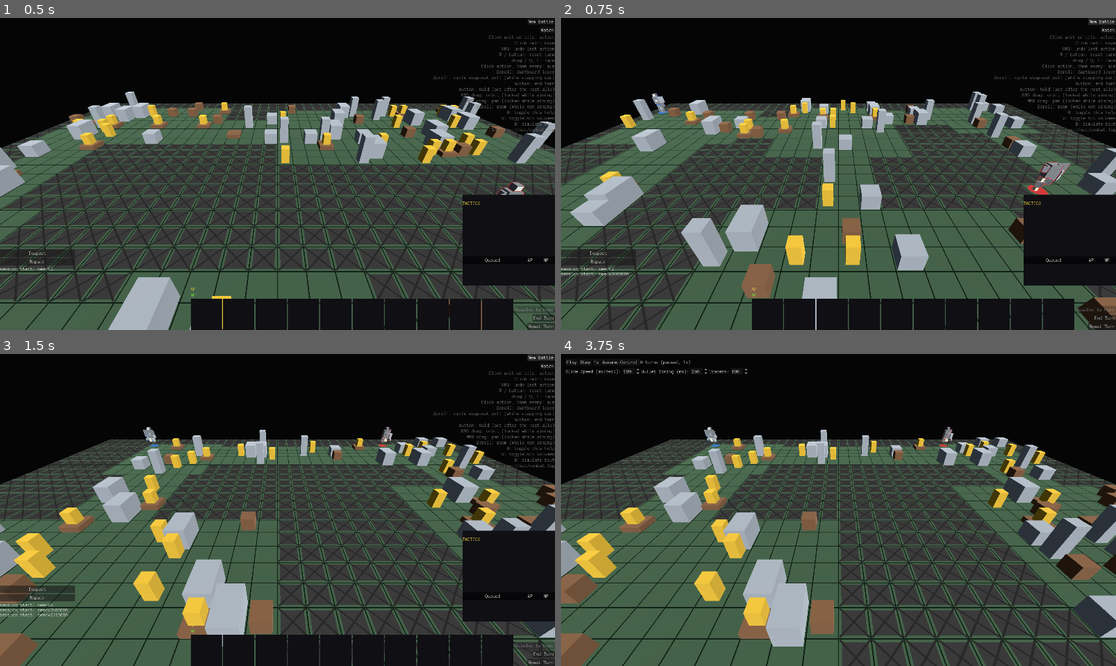
Above: before the commit, frames 1-4 (two rows, left to right).
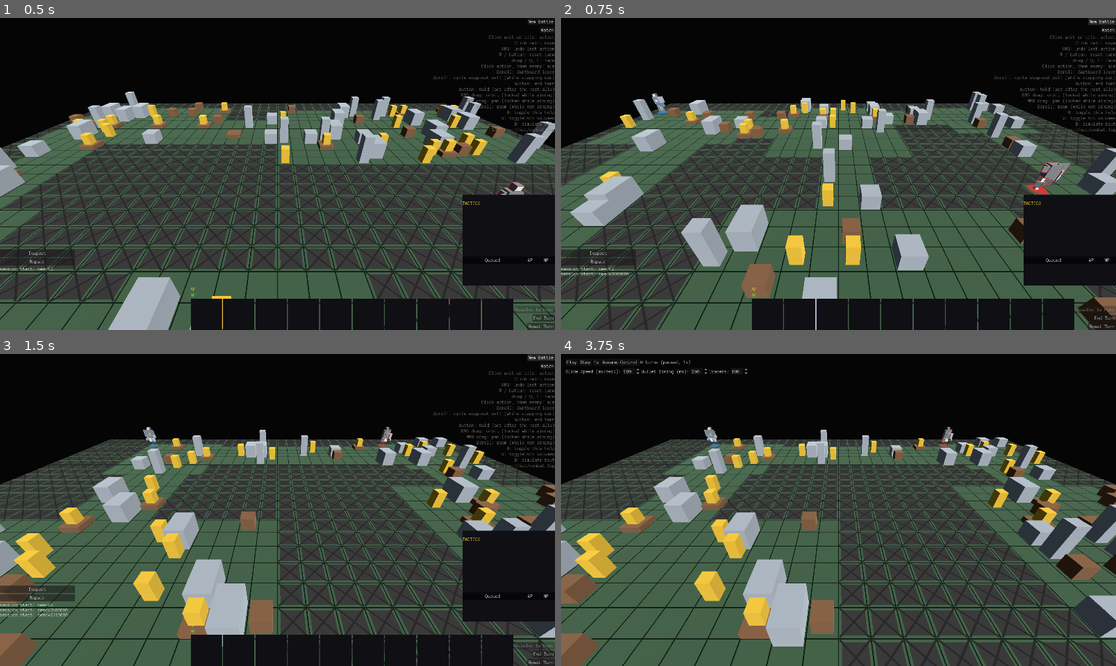
Above: after the commit, the same moments.

Repository: NotUserFriendly/HulkBreakers
Game: Godot game, scene res://src/view/battle_scene.tscn
The game is run twice, just before and just after one commit, with the same random seed, the same clock (stepped at 60 frames per second) and the same inputs.
Inputs:
- Up to frame 1 (0.5 s): no input
- Up to frame 2 (0.75 s): click "New Battle" at 0.5 s
- Up to frame 3 (1.5 s): click "New Battle" at 1.25 s
- Up to frame 4 (3.75 s): click "Inspect" at 2 s; click "Repair" at 2.75 s; click "Watch" at 3.5 s

Frame 1 is identical in both runs. In frame 2, less than 0.1% of the frame differs, in the area x 17-88%, y 29-57%; in frame 3, less than 0.1%; in frame 4, less than 0.1%.

Commit message:
Taskblock 27 Pass C2: extract-tile/facing-indicator z-fight, third element found
Enumerated the ground-overlay height ladder for the first time
(EXTRACTION_TILE_HEIGHT, TEAM_MARKER_Y, OVERWATCH_ARC_HEIGHT,
FACING_WEDGE_Y) instead of bumping one marker in isolation again --
which is exactly why the prior two fixes each missed a different
co-planar element in turn.

Found a real, previously unreported co-planar pair while enumerating:
TEAM_MARKER_Y (0.01) was IDENTICAL to EXTRACTION_TILE_HEIGHT (0.010) --
every unit standing on its own extraction tile (an ordinary end-of-turn
occurrence) z-fought, and no prior test ever checked the team marker at
all. Re-spaced all four with real clearance: extraction tile (0.010,
unchanged) -> team marker (0.06) -> overwatch arc (0.09) -> facing
wedge (0.17), documented as one ordered ladder a future ground overlay
takes the next rung in.

Diff:
--- a/src/view/board_view.gd
+++ b/src/view/board_view.gd
@@ -49,7 +49,11 @@
 ## "a transparent overlay, not the UI palette"). Sits above the ghost
 ## overlays so it never fights them for z-order when both are live.
 const OVERWATCH_ARC_COLOR := Color(0.95, 0.55, 0.15, 0.30)
-const OVERWATCH_ARC_HEIGHT := 0.04
+## taskblock-27 Pass C2: part of the one ordered ground-overlay height
+## ladder — see `EXTRACTION_TILE_HEIGHT`'s own comment below for the full
+## enumeration. Raised from 0.04 to clear `HitVolumeView.TEAM_MARKER_Y`'s
+## own new top face (0.07) with margin.
+const OVERWATCH_ARC_HEIGHT := 0.09
 ## docs/10 taskblock03 I: the original #253B29 was a value or two off
 ## WorldPalette.GROUND (#2E4A32) — nearly the same value, so it mipped away
 ## to nothing at the default tactical camera distance. Pushed much further
@@ -70,6 +74,22 @@
 ## height tier, between the grid lines and the wall indicators, so it never
 ## z-fights with either (extraction tiles sit on open ground in practice,
 ## but nothing here assumes that).
+##
+## taskblock-27 Pass C2: the anchor of ONE ordered ground-overlay height
+## ladder, enumerated here after tb26 A3's own facing-wedge fix twice
+## missed a DIFFERENT co-planar element in turn (bumping one marker in
+## isolation, with no shared ordering, was the actual bug). Center
+## heights, not top faces (`_marker()`'s own doc comment) — most rungs are
+## 0.02-thick boxes/discs:
+##   `EXTRACTION_TILE_HEIGHT` (0.010, this constant)
+##   -> `HitVolumeView.TEAM_MARKER_Y` (0.06 — was IDENTICAL to this
+##      constant, 0.01, a real unreported co-planar pair found while
+##      enumerating this set for the first time)
+##   -> `OVERWATCH_ARC_HEIGHT` (0.09, below)
+##   -> `HitVolumeView.FACING_WEDGE_Y` (0.17 — 5x taller than every other
+##      rung, needs real headroom, not just the next small step)
+## A future ground overlay takes the next rung in THIS ladder, not a
+## value picked independently.
 const EXTRACTION_TILE_HEIGHT := 0.010
 const WALL_INDICATOR_COLOR := Color("#3A3A3A")
 ## runNotes.md follow-up: "fade it to a gray that's just slightly darker
--- a/src/view/hit_volume_view.gd
+++ b/src/view/hit_volume_view.gd
@@ -27,7 +27,15 @@
 
 const TEAM_MARKER_RADIUS := 0.4
 const TEAM_MARKER_HEIGHT := 0.02
-const TEAM_MARKER_Y := 0.01
+## taskblock-27 Pass C2: part of the one ordered ground-overlay height
+## ladder (see `board_view.gd`'s own matching comment on
+## `EXTRACTION_TILE_HEIGHT` for the full enumeration) — was 0.01,
+## IDENTICAL to `EXTRACTION_TILE_HEIGHT` (0.010), a real, previously
+## unreported co-planar pair found while enumerating this set for the
+## first time (a unit standing on its own extraction tile, an ordinary
+## end-of-turn occurrence, always z-fought). Raised to clear
+## `board_view.gd`'s own `GHOST_HEIGHT` (top face 0.04) with margin.
+const TEAM_MARKER_Y := 0.06
 const SELECTED_BRIGHTEN := 0.35
 ## docs/10 taskblock02 F3: a facing wedge on the ring, so the player can
 ## actually see which way a unit is turned before spending MP to change
@@ -38,21 +46,22 @@
 ## optional").
 const FACING_WEDGE_SIZE := Vector3(0.16, 0.10, 0.30)
 const FACING_WEDGE_OFFSET := TEAM_MARKER_RADIUS * 0.85
-## taskblock-26 Pass A3 (re-fix): the wedge USED to center on
-## `TEAM_MARKER_Y + TEAM_MARKER_HEIGHT` (0.03) — with its own 0.10-tall
-## box, that put its bottom face at -0.02, below the ground plane (Y=0)
-## and co-planar with any ground-tier marker near it. The FIRST fix
-## (0.09) only checked clearance against `board_view.gd`'s
-## `EXTRACTION_TILE_HEIGHT` (top face 0.02) and `TEAM_MARKER_Y +
-## TEAM_MARKER_HEIGHT` (top face 0.02) — it never checked the TALLEST
-## ground-tier overlay, `board_view.gd`'s own `OVERWATCH_ARC_HEIGHT` (top
-## face 0.05, the amber overwatch-arc tile, a very ordinary thing to have
-## visible under a unit standing in it), which the 0.09 center's own
-## bottom face (0.04) genuinely interpenetrated. Raised again so the
-## wedge's own bottom face (this minus half of `FACING_WEDGE_SIZE.y`)
-## clears the TALLEST known ground-tier marker with real headroom, not
-## just the one named in the original report.
-const FACING_WEDGE_Y := 0.12
+## taskblock-27 Pass C2 (tb26 Pass A3's second re-fix — two prior single-
+## marker bumps each missed a DIFFERENT co-planar element in turn: first
+## the extraction tile, then `board_view.gd`'s own `OVERWATCH_ARC_HEIGHT`.
+## Bumping one marker in isolation, over and over, was the actual bug —
+## every ground overlay's own height was authored independently, in
+## whichever file happened to need one, with no shared ordering at all.
+## This is the last rung of ONE deliberately-ordered ladder now (see
+## `board_view.gd`'s own matching comment on `EXTRACTION_TILE_HEIGHT` for
+## the full enumeration: extraction tile -> team marker -> overwatch arc
+## -> facing wedge, each with real clearance over the last). `
+## FACING_WEDGE_SIZE.y` (0.10) is five times taller than every other rung
+## in the ladder, so it needs real headroom above `OVERWATCH_ARC_HEIGHT`
+## (top face 0.10), not just the next small step — this constant is the
+## wedge's own CENTER, so its bottom face is this minus half of
+## `FACING_WEDGE_SIZE.y`.
+const FACING_WEDGE_Y := 0.17
 ## docs/10 taskblock03 G: "a unit with no matrix docked... needs to read as
 ## down at a glance." Darkens the team ring rather than a separate material —
 ## cheap, and it still reads as "this squad's, but not right."
--- a/test/unit/view/test_hit_volume_view.gd
+++ b/test/unit/view/test_hit_volume_view.gd
@@ -262,7 +262,9 @@
 	var wedge_bottom: float = wedge.position.y - wedge_box.size.y / 2.0
 	# board_view.gd's own ground-tier markers, each a 0.02-thick box
 	# centered on its own HEIGHT constant (_marker()) — top face is
-	# height + 0.01. OVERWATCH_ARC_HEIGHT (0.04) is the tallest.
+	# height + 0.01. OVERWATCH_ARC_HEIGHT is the tallest of these (the
+	# team marker disc is checked separately below — it's owned by
+	# HitVolumeView itself, not board_view.gd).
 	var marker_tops: Array[float] = [
 		BoardView.REACHABLE_HEIGHT + 0.01,
 		BoardView.GHOST_HEIGHT + 0.01,
@@ -274,6 +276,35 @@
 		assert_true(
 			wedge_bottom > top, "wedge bottom %f must clear marker top %f" % [wedge_bottom, top]
 		)
+	var team_marker_top: float = (
+		HitVolumeView.TEAM_MARKER_Y + HitVolumeView.TEAM_MARKER_HEIGHT / 2.0
+	)
+	assert_true(
+		wedge_bottom > team_marker_top,
+		(
+			"wedge bottom %f must clear the team marker's own top %f too"
+			% [wedge_bottom, team_marker_top]
+		)
+	)
+
+
+## taskblock-27 Pass C2: the tb26 A3 fix (and its own first re-fix) never
+## checked the team marker at all — `TEAM_MARKER_Y` (0.01) was IDENTICAL
+## to `BoardView.EXTRACTION_TILE_HEIGHT` (0.010), a real co-planar pair
+## every unit standing on its own extraction tile hit, unreported until
+## this pass enumerated the whole ground-overlay height ladder. Both are
+## 0.02-thick (disc/box), so this checks the two spans don't overlap at
+## all, not just that the centers differ.
+func test_team_marker_no_longer_coplanar_with_the_extraction_tile_marker() -> void:
+	var team_marker_bottom: float = (
+		HitVolumeView.TEAM_MARKER_Y - HitVolumeView.TEAM_MARKER_HEIGHT / 2.0
+	)
+	var extraction_top: float = BoardView.EXTRACTION_TILE_HEIGHT + 0.01
+	assert_gt(
+		team_marker_bottom,
+		extraction_top,
+		"the team marker's own bottom face must clear the extraction tile's own top face"
+	)
 
 
 func test_a_downed_unit_kills_its_facing_wedge() -> void:
